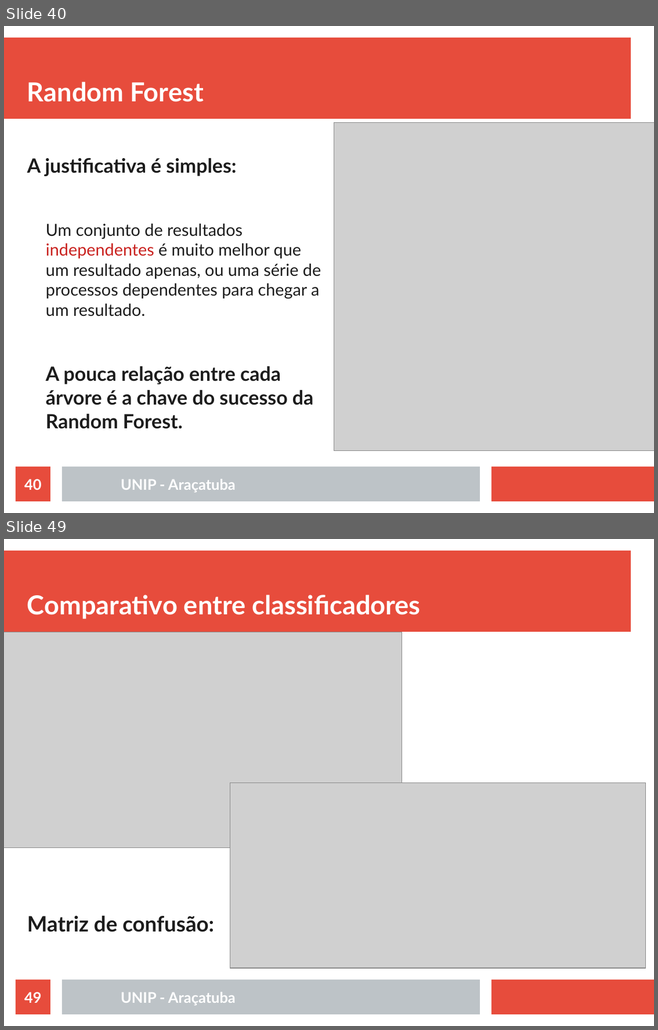
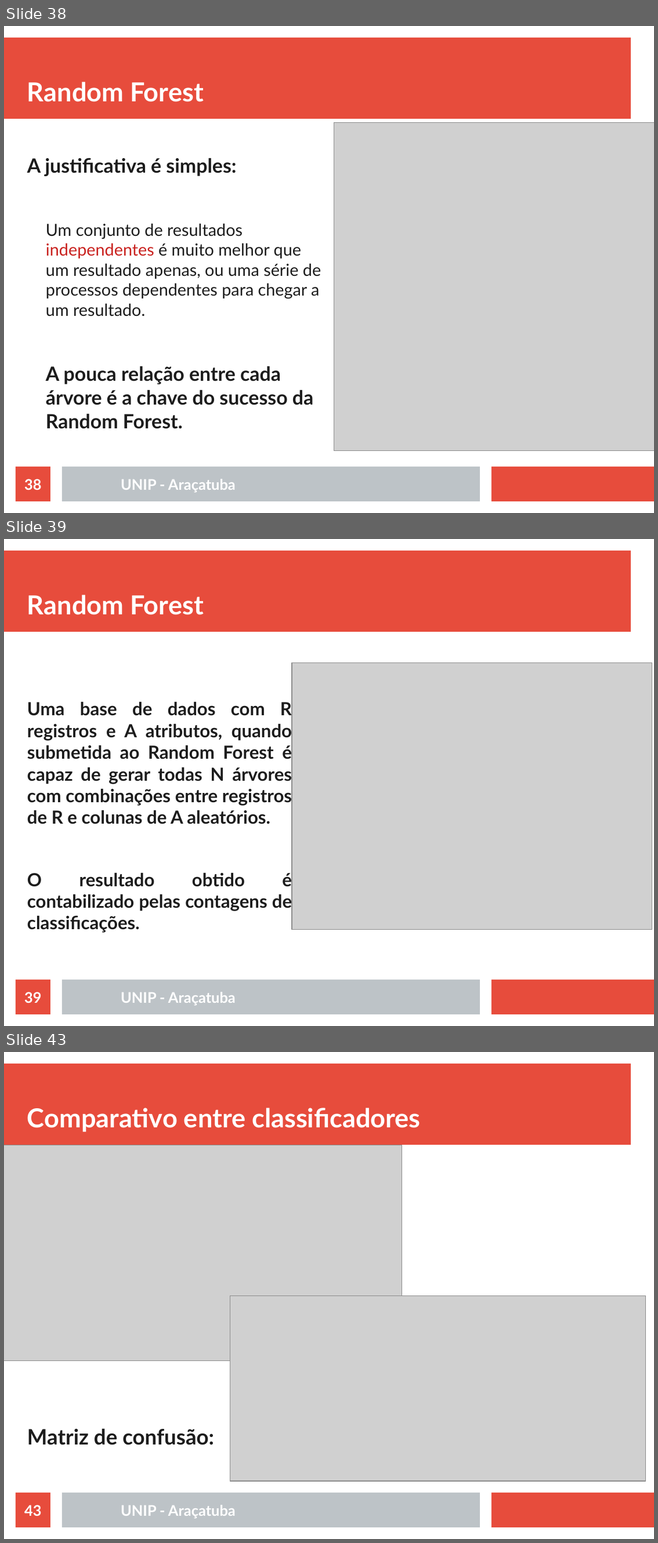
Before and after one commit to rafaelstojoao/pos-unip, a slide deck: [2020][modulo][Machine_Learning]/[aula]03[outrosAlgoritmos].odp. Shown one above the other, each under a label of ours: slides 40 and 49 before the commit, slides 38, 39 and 43 after it; the slides between them are not shown. The pictures are 658x1030 and 658x1543 pixels, drawn with LibreOffice and Linux fonts; fonts in the diff are those of the drawing; grey boxes stand for pictures. Boxes give left, top, right and bottom in pixels: in the first picture for what was removed or moved away, otherwise in the second. Text is boxed around its words. In the diff, an @@ line names an element or a change of style, - is before the commit and + after.

```diff
--- a/[2020][modulo][Machine_Learning]/[aula]03[outrosAlgoritmos].odp
+++ b/[2020][modulo][Machine_Learning]/[aula]03[outrosAlgoritmos].odp
@@ slide 39 added at bbox=[4, 539, 654, 1026], background #FFFFFF; not listed: 3 template elements that a slide beside it also shows @@
@@ title added at bbox=[27, 595, 203, 615], 32 pt, text #FFFFFF, bold @@
+Random Forest
@@ picture added at bbox=[292, 663, 651, 930] @@
@@ text added at bbox=[27, 700, 292, 933], 22.1 pt, text #1C1C1C, bold @@
+Uma base de dados com R registros e A atributos, quando submetida ao Random Forest é capaz de gerar todas N árvores com combinações entre registros de R e colunas de A aleatórios.
+O resultado obtido é contabilizado pelas contagens de classificações.
@@ page number added at bbox=[16, 980, 50, 1015], fill #E74C3C, 18 pt, text #FFFFFF, bold @@
+39
@@ text added at bbox=[121, 992, 235, 1005], 18 pt, text #FFFFFF, bold @@
+UNIP - Araçatuba
@@ what was slide 40 is now slide 38 @@
@@ page number at bbox=[24, 479, 41, 490]: text changed @@
-40
+38
@@ what was slide 49 is now slide 43 @@
@@ page number at bbox=[24, 1505, 41, 1516]: text changed @@
-49
+43
```
Also in this commit, not shown: 3 slides changed, 2 other slides added, 11 slides removed, 5 other files.
